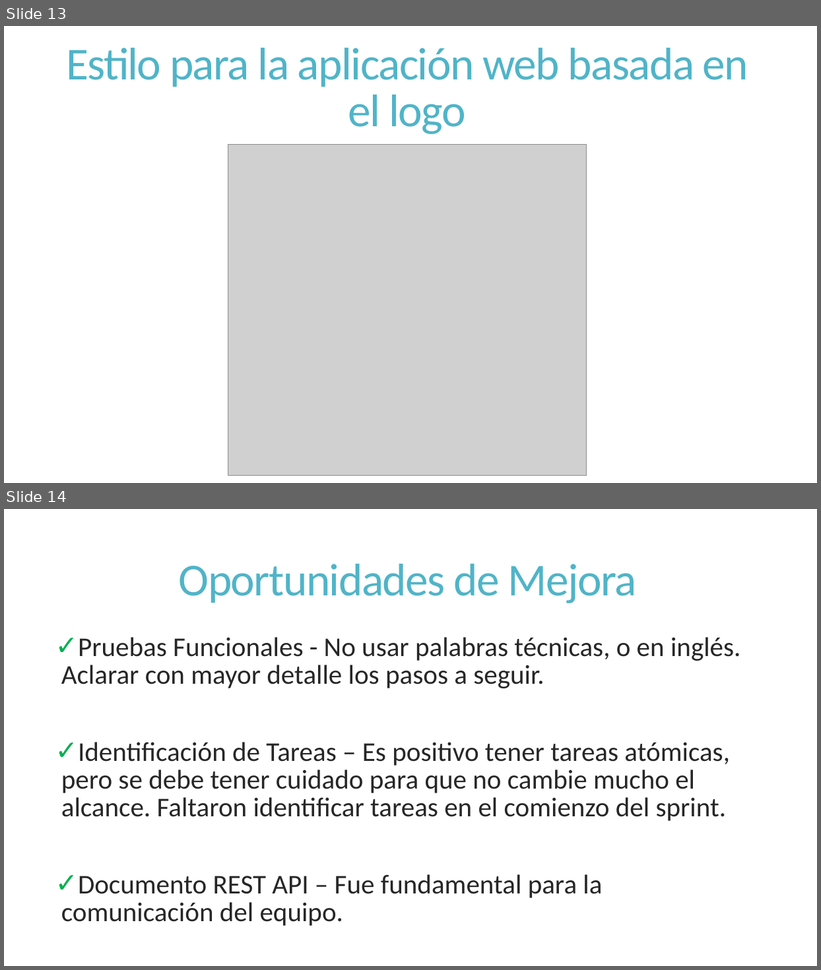
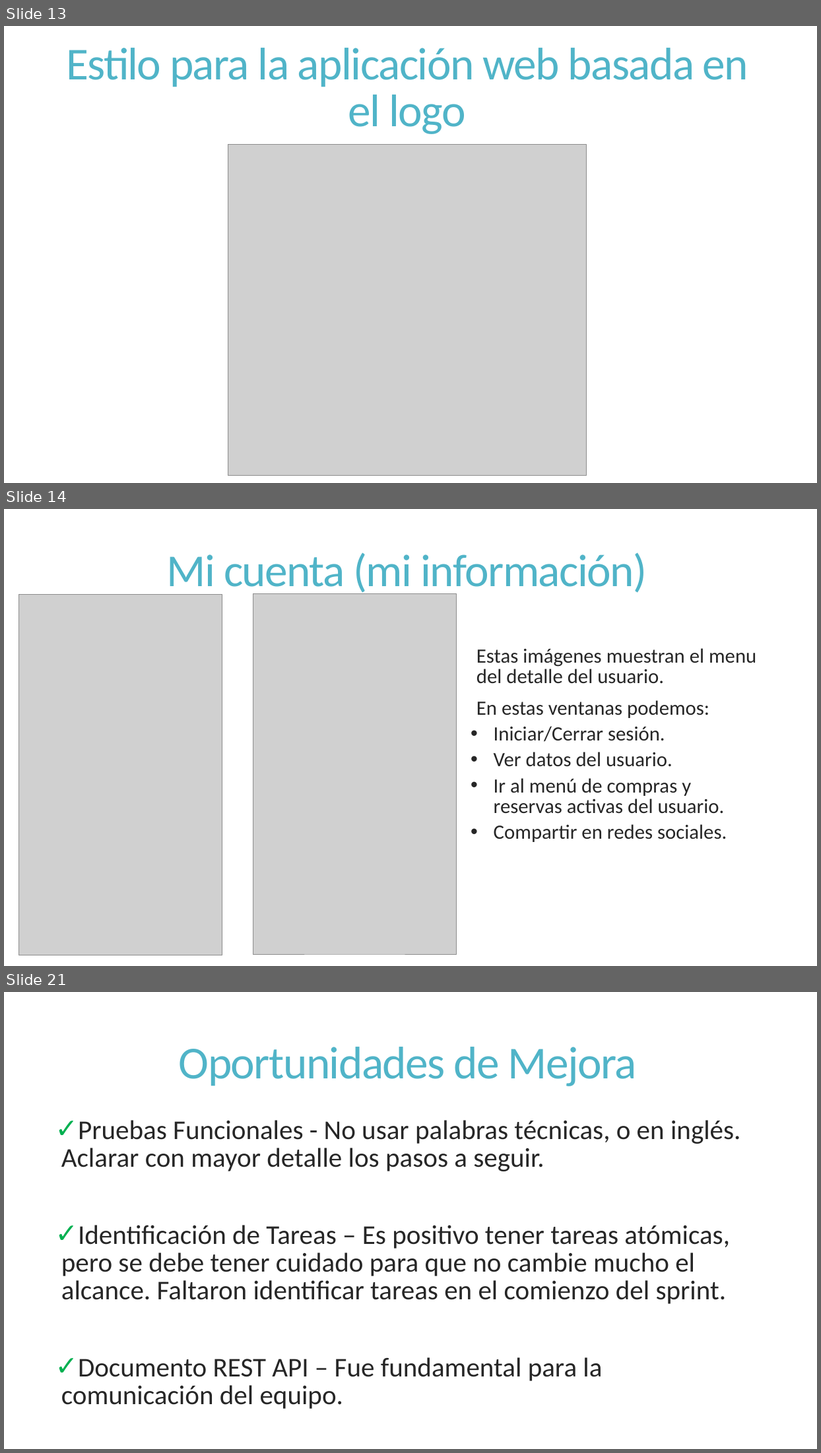
Before and after one commit to dschenkelman/a-malazan-wolvering, a slide deck: docs/Reuniones/Sprint 4/Reunion Formal 20131104/Reunion Formal.pptx. Shown one above the other, each under a label of ours: slides 13 and 14 before the commit, slides 13, 14 and 21 after it; the slides between them are not shown. The pictures are 821x970 and 821x1453 pixels, drawn with LibreOffice and Linux fonts; fonts in the diff are those of the drawing; grey boxes stand for pictures. Boxes give left, top, right and bottom in pixels: in the first picture for what was removed or moved away, otherwise in the second. Text is boxed around its words. In the diff, an @@ line names an element or a change of style, - is before the commit and + after.

```diff
--- a/docs/Reuniones/Sprint 4/Reunion Formal 20131104/Reunion Formal.pptx
+++ b/docs/Reuniones/Sprint 4/Reunion Formal 20131104/Reunion Formal.pptx
@@ slide 14 added at [4, 509, 817, 966], background #FFFFFF @@
@@ title added at [167, 553, 647, 597], 54 pt, text #50B4C8 @@
+Mi cuenta (mi información)
@@ picture added at [19, 594, 222, 956] @@
@@ picture added at [253, 593, 456, 955] @@
@@ text added at [477, 648, 756, 842], 24 pt, text #262626 @@
+  Estas imágenes muestran el menu del detalle del usuario.
+  En estas ventanas podemos:
+  • Iniciar/Cerrar sesión.
+  • Ver datos del usuario.
+  • Ir al menú de compras y reservas activas del usuario.
+  • Compartir en redes sociales.
@@ what was slide 14 is now slide 21 @@
```
Also in this commit, not shown: 6 other slides added.
